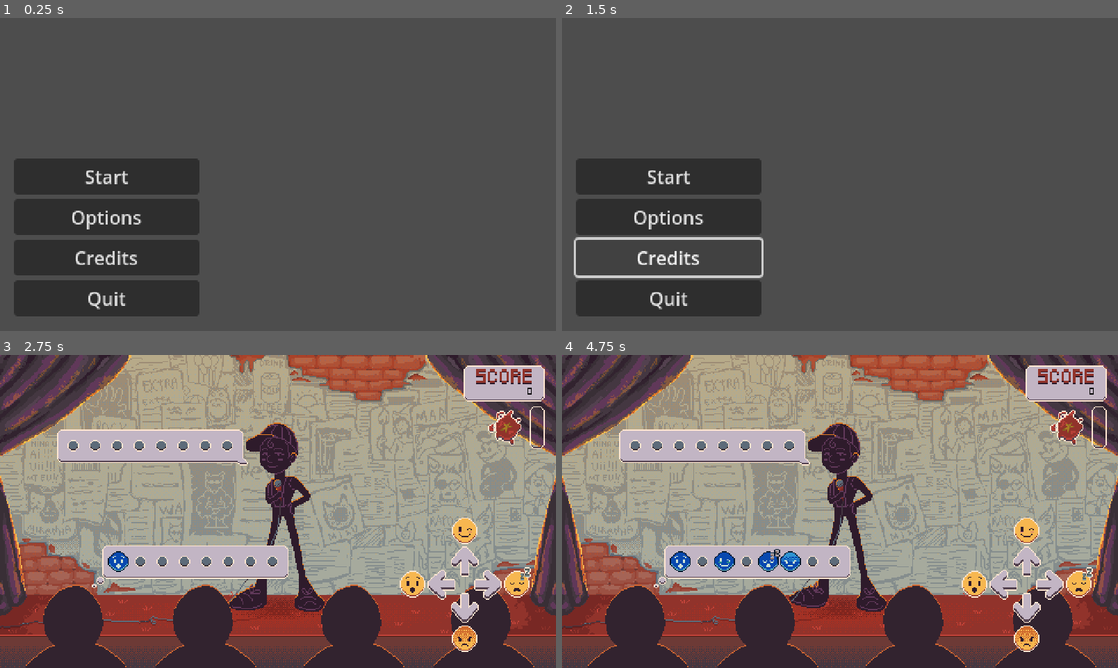
Above: before the commit, frames 1-4 (two rows, left to right).
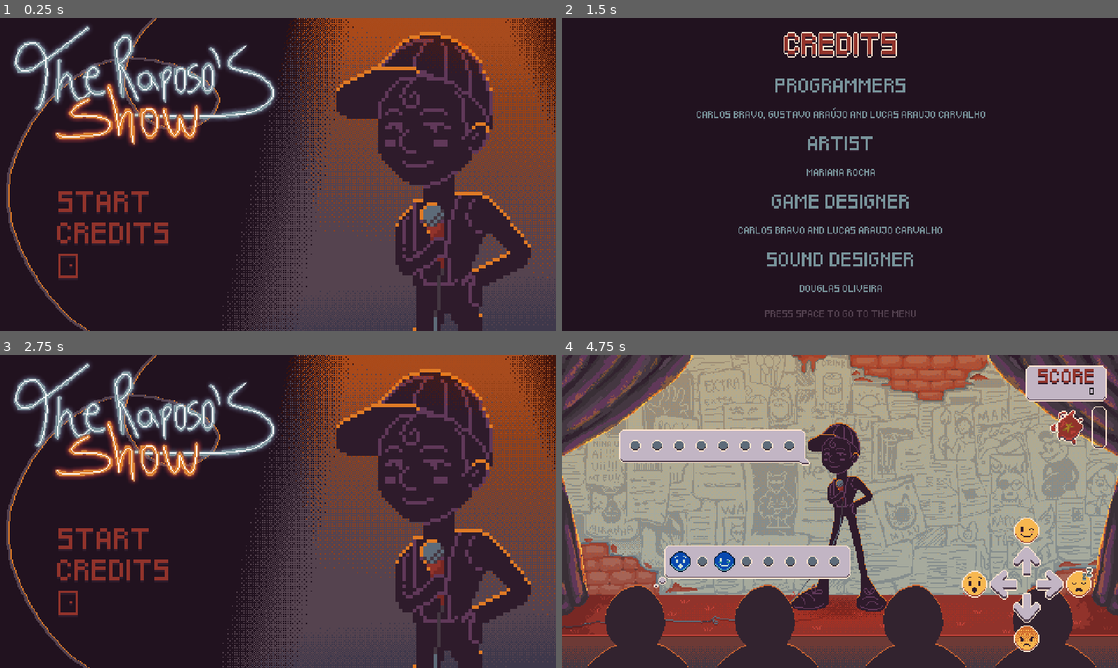
Above: after the commit, the same moments.

Repository: gdp-ufrj/raposo-standup
Game: Godot game, scene res://Scenes/main_menu.tscn
Two runs of this game, one before a commit and one after it. Both use one fixed random seed, a clock stepped at 60 frames per second and the inputs below.
Inputs (mouse positions are in pixels of both pictures, inside the frame that each line leads up to; where the layout moved, square brackets give the same spot in the first picture):
- Up to frame 1 (0.25 s): no input
- Up to frame 2 (1.5 s): click (667, 215) at 0.5 s, where only the run before the commit has a clickable "Options"; click (712, 233) [667, 255] at 1.25 s
- Up to frame 3 (2.75 s): click (105, 511) at 2 s, where only the run before the commit has a clickable "Start"
- Up to frame 4 (4.75 s): click (712, 539) at 2.77 s; hold Right (RightEmoji) 3.53-4.28 s; tap Space (Confirm) at 3.6, 4.35 s; hold Down (DownEmoji) from 4.28 s (still down)

The runs differ from the first frame. In frame 1, 75% of the frame differs, in the area x 0-100%, y 0-100%; in frame 2, 100%; in frame 3, 90%; in frame 4, 0.6%.

Commit message:
Implementado visual menu e créditos

Diff:
--- /dev/null
+++ b/Scenes/credits.tscn
@@ -0,0 +1,19 @@
+[gd_scene load_steps=3 format=3 uid="uid://44cuy5fjfr7o"]
+
+[ext_resource type="Texture2D" uid="uid://4154suhcekqq" path="res://Assets/Visual/HUD/credits/credits.png" id="1_j0xqw"]
+[ext_resource type="Script" path="res://Scripts/Credits.gd" id="1_xyjxe"]
+
+[node name="Credits" type="Control"]
+layout_mode = 3
+anchors_preset = 15
+anchor_right = 1.0
+anchor_bottom = 1.0
+grow_horizontal = 2
+grow_vertical = 2
+script = ExtResource("1_xyjxe")
+
+[node name="TextureRect" type="TextureRect" parent="."]
+layout_mode = 0
+offset_right = 40.0
+offset_bottom = 40.0
+texture = ExtResource("1_j0xqw")
--- a/Scenes/main_menu.tscn
+++ b/Scenes/main_menu.tscn
@@ -1,6 +1,15 @@
-[gd_scene load_steps=2 format=3 uid="uid://bg0i5lpgilsgc"]
+[gd_scene load_steps=11 format=3 uid="uid://bg0i5lpgilsgc"]
 
 [ext_resource type="Script" path="res://Scripts/MainMenu.gd" id="1_0kcde"]
+[ext_resource type="Texture2D" uid="uid://o48oq20hb6t4" path="res://Assets/Visual/Background/telaprincipal.png" id="2_3k2od"]
+[ext_resource type="Texture2D" uid="uid://n0x1n05d4ctg" path="res://Assets/Visual/HUD/menu/start1.png" id="3_7kj2j"]
+[ext_resource type="Texture2D" uid="uid://c7s3bh04r2vdm" path="res://Assets/Visual/HUD/menu/start2.png" id="4_glwpk"]
+[ext_resource type="Texture2D" uid="uid://sismwr4finb1" path="res://Assets/Visual/HUD/menu/options1.png" id="5_03po1"]
+[ext_resource type="Texture2D" uid="uid://dtd10ujr11gy7" path="res://Assets/Visual/HUD/menu/options2.png" id="6_h5dmg"]
+[ext_resource type="Texture2D" uid="uid://ctupu73sl44c6" path="res://Assets/Visual/HUD/menu/credits1.png" id="7_15pcg"]
+[ext_resource type="Texture2D" uid="uid://b5mk2i8airtro" path="res://Assets/Visual/HUD/menu/credits2.png" id="8_b7c5r"]
+[ext_resource type="Texture2D" uid="uid://1k46y8o6nmap" path="res://Assets/Visual/HUD/menu/PORTA1.png" id="8_n6cf3"]
+[ext_resource type="Texture2D" uid="uid://d307weetey0pf" path="res://Assets/Visual/HUD/menu/PORTA2.png" id="9_o8gxj"]
 
 [node name="MainMenu" type="Control"]
 layout_mode = 3
@@ -18,6 +27,7 @@
 anchor_bottom = 1.0
 grow_horizontal = 2
 grow_vertical = 2
+texture = ExtResource("2_3k2od")
 
 [node name="ButtonsContainer" type="VBoxContainer" parent="."]
 layout_mode = 1
@@ -26,25 +36,36 @@
 anchor_top = 0.95
 anchor_right = 0.025
 anchor_bottom = 0.95
-offset_top = -136.0
-offset_right = 160.0
+offset_left = 36.0
+offset_top = -110.0
+offset_right = 196.0
+offset_bottom = 26.0
 grow_vertical = 0
 
-[node name="StartButton" type="Button" parent="ButtonsContainer"]
+[node name="StartButton" type="TextureButton" parent="ButtonsContainer"]
 layout_mode = 2
-text = "Start"
+texture_normal = ExtResource("3_7kj2j")
+texture_pressed = ExtResource("4_glwpk")
+texture_hover = ExtResource("4_glwpk")
 
-[node name="OptionsButton" type="Button" parent="ButtonsContainer"]
+[node name="OptionsButton" type="TextureButton" parent="ButtonsContainer"]
+visible = false
 layout_mode = 2
-text = "Options"
+texture_normal = ExtResource("5_03po1")
+texture_pressed = ExtResource("6_h5dmg")
+texture_hover = ExtResource("6_h5dmg")
 
-[node name="CreditsButton" type="Button" parent="ButtonsContainer"]
+[node name="CreditsButton" type="TextureButton" parent="ButtonsContainer"]
 layout_mode = 2
-text = "Credits"
+texture_normal = ExtResource("7_15pcg")
+texture_pressed = ExtResource("8_b7c5r")
+texture_hover = ExtResource("8_b7c5r")
 
-[node name="QuitButton" type="Button" parent="ButtonsContainer"]
+[node name="QuitButton" type="TextureButton" parent="ButtonsContainer"]
 layout_mode = 2
-text = "Quit"
+texture_normal = ExtResource("8_n6cf3")
+texture_pressed = ExtResource("9_o8gxj")
+texture_hover = ExtResource("9_o8gxj")
 
 [connection signal="pressed" from="ButtonsContainer/StartButton" to="." method="_on_start_button_pressed"]
 [connection signal="pressed" from="ButtonsContainer/OptionsButton" to="." method="_on_options_button_pressed"]
--- /dev/null
+++ b/Scripts/Credits.gd
@@ -0,0 +1,12 @@
+extends Control
+
+
+# Called when the node enters the scene tree for the first time.
+func _ready():
+	pass # Replace with function body.
+
+
+# Called every frame. 'delta' is the elapsed time since the previous frame.
+func _process(delta):
+	if Input.is_action_just_pressed("Confirm"):
+		get_tree().change_scene_to_file("res://Scenes/main_menu.tscn")
--- a/Scripts/MainMenu.gd
+++ b/Scripts/MainMenu.gd
@@ -16,7 +16,7 @@
 
 
 func _on_credits_button_pressed():
-	pass # Replace with function body.
+	get_tree().change_scene_to_file("res://Scenes/credits.tscn")
 
 
 func _on_quit_button_pressed():
--- a/project.godot
+++ b/project.godot
@@ -68,6 +68,7 @@
 "events": [Object(InputEventKey,"resource_local_to_scene":false,"resource_name":"","device":-1,"window_id":0,"alt_pressed":false,"shift_pressed":false,"ctrl_pressed":false,"meta_pressed":false,"pressed":false,"keycode":0,"physical_keycode":32,"key_label":0,"unicode":32,"echo":false,"script":null)
 , Object(InputEventJoypadButton,"resource_local_to_scene":false,"resource_name":"","device":-1,"button_index":0,"pressure":0.0,"pressed":false,"script":null)
 , Object(InputEventMouseButton,"resource_local_to_scene":false,"resource_name":"","device":-1,"window_id":0,"alt_presse …(244 unchanged characters)…
+, Object(InputEventKey,"resource_local_to_scene":false,"resource_name":"","device":-1,"window_id":0,"alt_pressed":false,"shift_pressed":false,"ctrl_pressed":false,"meta_pressed":false,"pressed":false,"keycode":0,"physical_keycode":4194309,"key_label":0,"unicode":0,"echo":false,"script":null)
 ]
 }
 
Binary file added: Assets/Visual/Background/telaprincipal.png
Not shown, added: Assets/Visual/Background/telaprincipal.png.import
Binary file added: Assets/Visual/HUD/credits/credits.png
Not shown, added: Assets/Visual/HUD/credits/credits.png.import
Binary file added: Assets/Visual/HUD/menu/PORTA1.png
Not shown, added: Assets/Visual/HUD/menu/PORTA1.png.import
Binary file added: Assets/Visual/HUD/menu/PORTA2.png
Not shown, added: Assets/Visual/HUD/menu/PORTA2.png.import
Binary file added: Assets/Visual/HUD/menu/credits1.png
Not shown, added: Assets/Visual/HUD/menu/credits1.png.import
Binary file added: Assets/Visual/HUD/menu/credits2.png
Not shown, added: Assets/Visual/HUD/menu/credits2.png.import
(and 8 more such lines)
